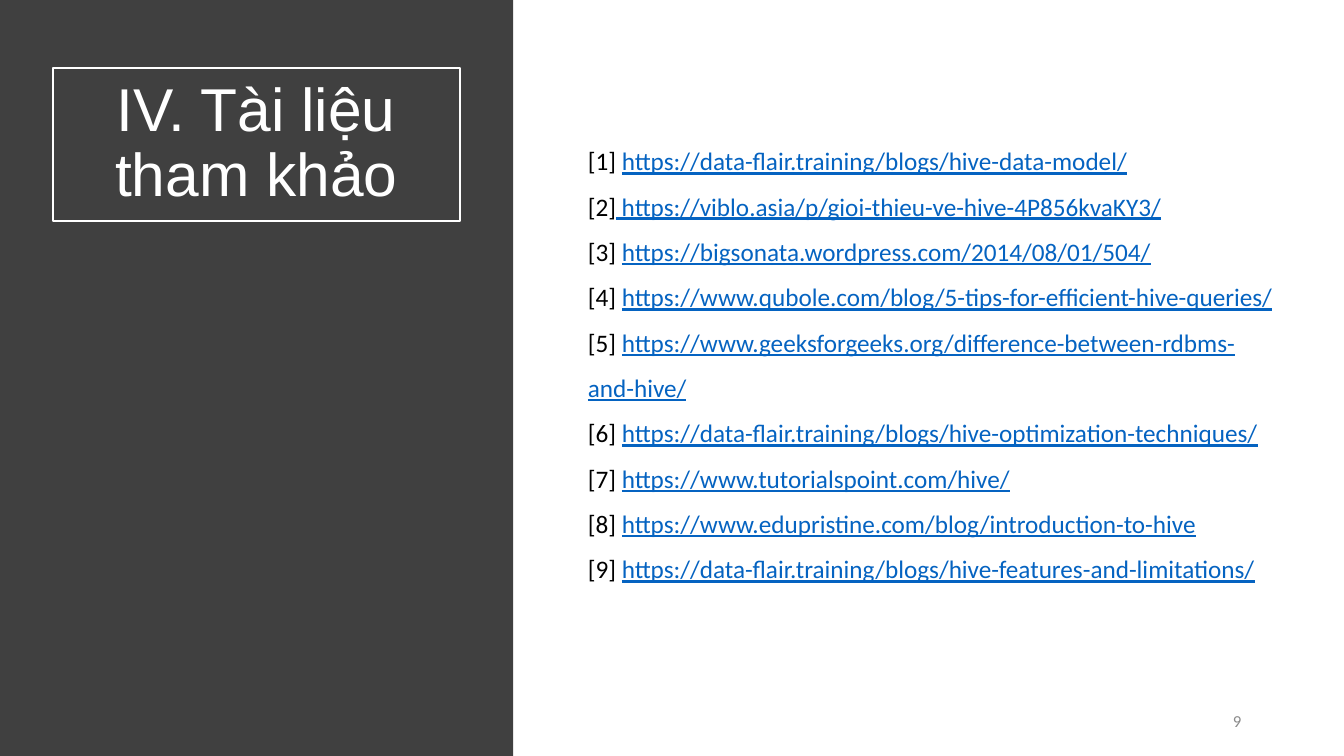
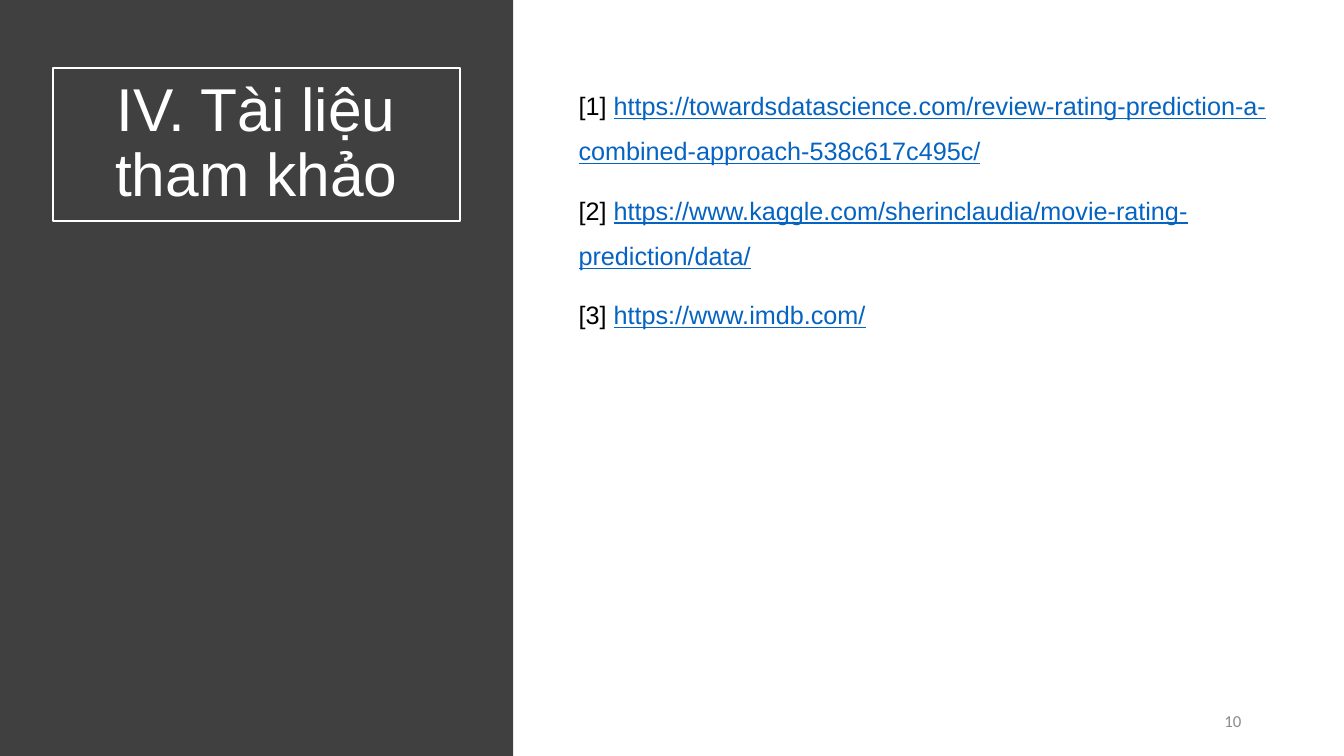
Before and after one commit to vietph34/DS_Final_project, a slide deck: slide 10 of doc/report.pptx (slide 9 before the commit). Drawn at 1344x756 pixels with LibreOffice and Linux fonts; fonts in the diff are those of the drawing. Boxes give left, top, right and bottom in pixels: in the first picture for what was removed or moved away, otherwise in the second. Text is boxed around its words. In the diff, an @@ line names an element or a change of style, - is before the commit and + after.

```diff
--- a/doc/report.pptx
+++ b/doc/report.pptx
@@ text added at [579, 96, 1266, 330], 18 pt, text #0563C1, underline @@
+[1] https://towardsdatascience.com/review-rating-prediction-a-combined-approach-538c617c495c/
+[2] https://www.kaggle.com/sherinclaudia/movie-rating-prediction/data/
+[3] https://www.imdb.com/
@@ text removed at [588, 151, 1272, 583] @@
-[1] https://data-flair.training/blogs/hive-data-model/
-[2] https://viblo.asia/p/gioi-thieu-ve-hive-4P856kvaKY3/
-[3] https://bigsonata.wordpress.com/2014/08/01/504/
-[4] https://www.qubole.com/blog/5-tips-for-efficient-hive-queries/
-[5] https://www.geeksforgeeks.org/difference-between-rdbms-and-hive/
-[6] https://data-flair.training/blogs/hive-optimization-techniques/
-[7] https://www.tutorialspoint.com/hive/
-[8] https://www.edupristine.com/blog/introduction-to-hive
-[9] https://data-flair.training/blogs/hive-features-and-limitations/
@@ page number at [1224, 716, 1241, 727]: text changed @@
-9
+10
```
Also in this commit, not shown: 7 other slides changed, 2 slides added, 1 slide removed.
